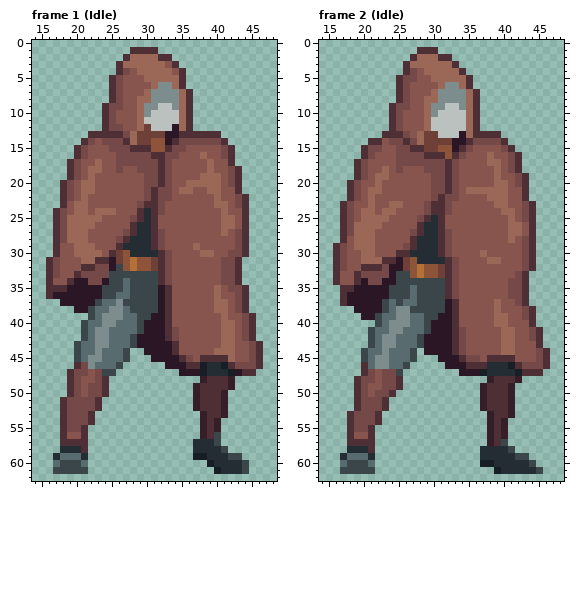
Two states of a pixel-art file, Personal_Roberto/ASEPRITE/1. Liora/Liora_Idle.aseprite. That is the earlier state.
64x64 pixels, 8 frames. Shown: frame 1 (Idle): x 14..48, y 0..62; frame 2 (Idle): x 14..48, y 0..62. The commit also changed other frames, which this record leaves out.
Now the later version:
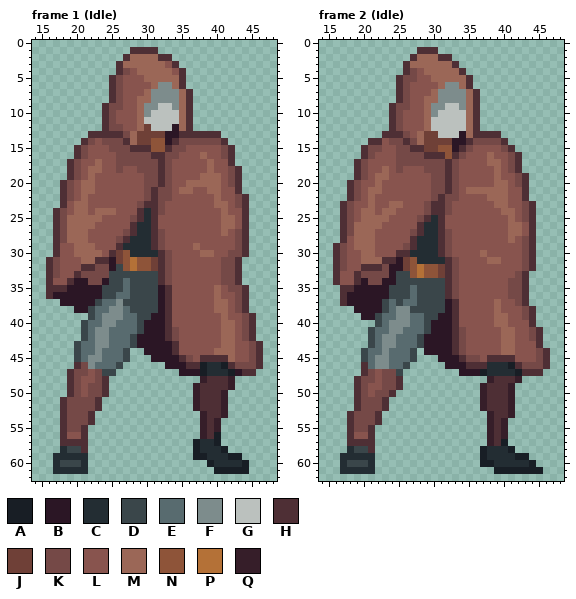
Palette (. is transparent): A #181e25  B #2b1625  C #232d33  D #3a464a  E #586b6f  F #7d8c8c  G #bbc1be  H #4e2f35  J #6f4037  K #754947  L #88544e  M #9b6757  N #8e5439  P #b47137  Q #361e29
Edits made:
Frame 1 (Idle), layer "Flattened":
y 56: x 40 D -> A
y 57: x 37 C -> A; x 40 D -> A
y 58: x 19..20 CC -> DD; x 37 C -> A; x 41 D -> A
y 59: x 18..20 EEE -> CCC; x 42..43 DD -> AA
y 60: x 17 E -> C; x 21 E -> C; x 44 D -> A
y 61: x 17..21 DDDDD -> CCCCC; x 41..44 CCCD -> AAAA
Frame 2 (Idle), layer "Flattened":
y 57: x 40 D -> A
y 58: x 19..20 CC -> DD; x 37 C -> A; x 41 D -> A
y 59: x 18..20 EEE -> CCC; x 37 C -> A; x 42..43 DD -> AA
y 60: x 17 E -> C; x 21 E -> C; x 44 D -> A
y 61: x 17..21 DDDDD -> CCCCC; x 40..45 CCCCCD -> AAAAAA
